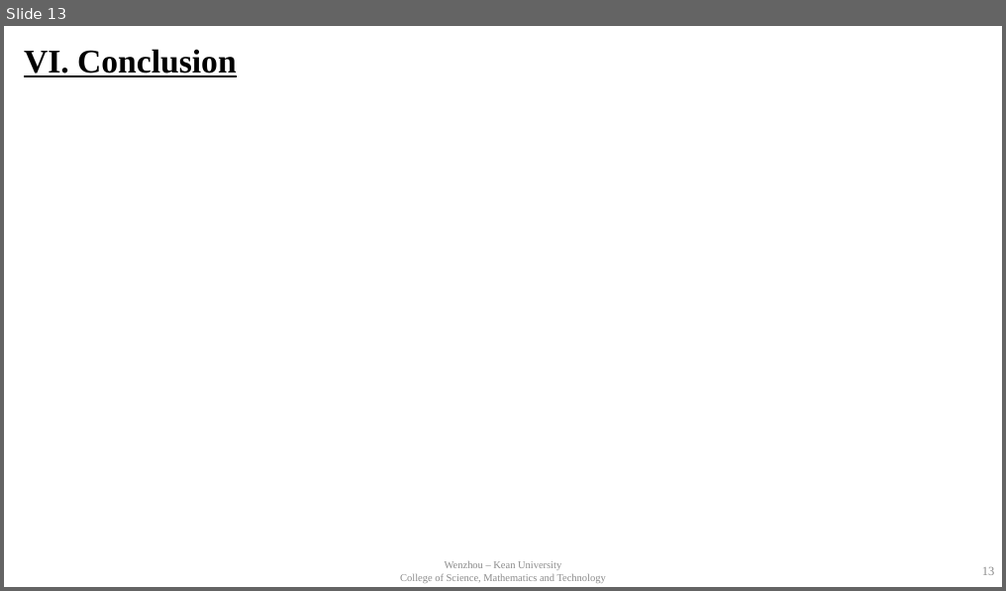
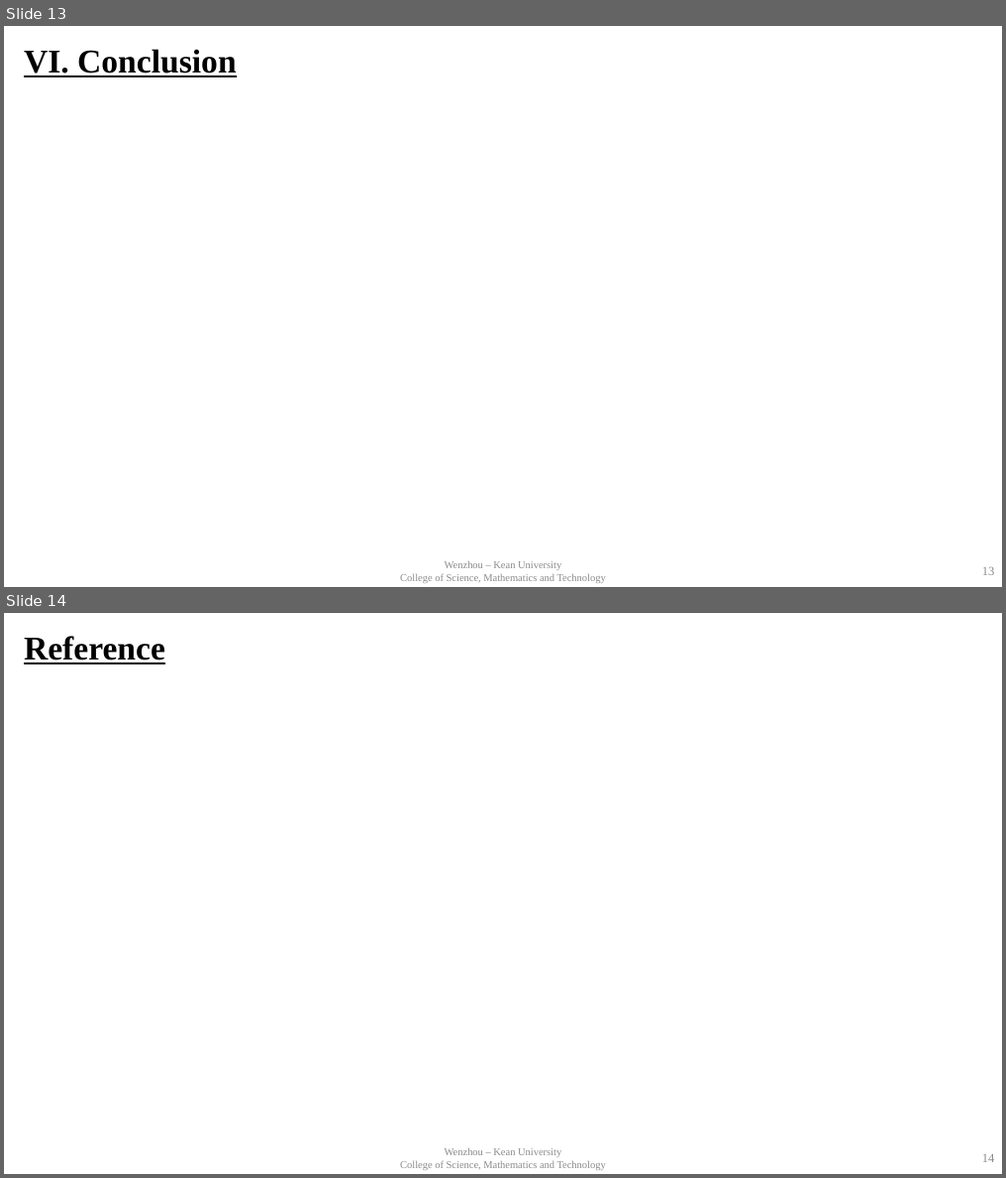
Before and after one commit to baocheng1989/sqa_paper, a slide deck: presentation.pptx. Shown one above the other, each under a label of ours: slide 13 before the commit, slides 13 and 14 after it. The pictures are 1006x591 and 1006x1178 pixels, drawn with LibreOffice and Linux fonts; fonts in the diff are those of the drawing; background and template pictures are left out. Boxes give left, top, right and bottom in pixels: in the first picture for what was removed or moved away, otherwise in the second. Text is boxed around its words. In the diff, an @@ line names an element or a change of style, - is before the commit and + after.

Commit message:
add reference

```diff
--- a/presentation.pptx
+++ b/presentation.pptx
@@ slide 14 added at [4,613,1002,1174], background #FFFFFF @@
@@ title added at [24,636,165,664], 32 pt, text #000000, bold, underline @@
+Reference
@@ text added at [400,1149,606,1170], 10 pt, text #8C8C8C @@
+Wenzhou – Kean University
+College of Science, Mathematics and Technology
@@ page number added at [982,1155,995,1162], 12 pt, text #8C8C8C @@
+14
```
